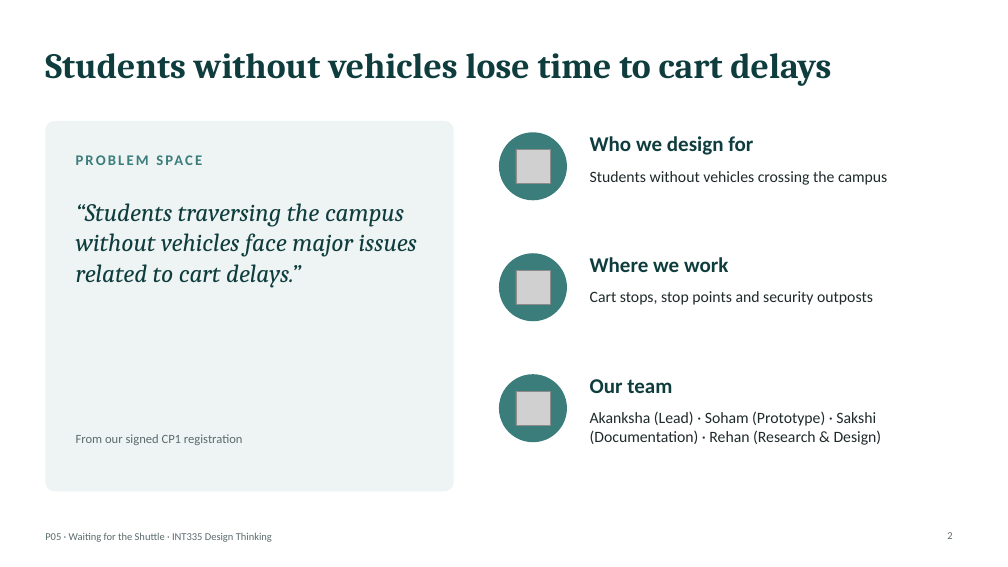
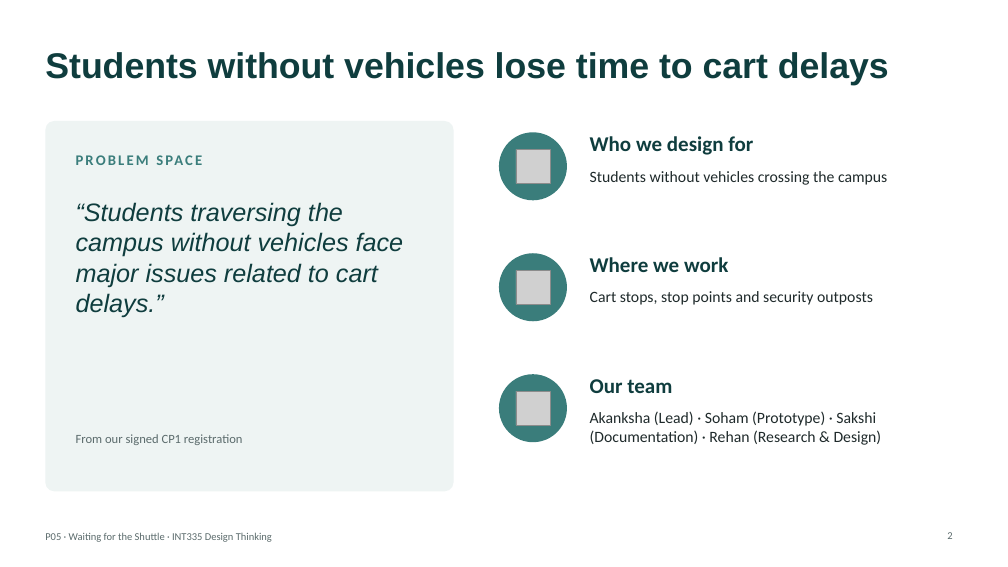
Before and after one commit to ShadowIzzHerZ/waiting-for-the-shuttle, a slide deck: slide 2 of deck/P05_Waiting_for_the_Shuttle.pptx. Drawn at 1008x567 pixels with LibreOffice and Linux fonts; fonts in the diff are those of the drawing; grey boxes stand for pictures. Boxes give left, top, right and bottom in pixels: in the first picture for what was removed or moved away, otherwise in the second. Text is boxed around its words. In the diff, an @@ line names an element or a change of style, - is before the commit and + after.

Commit message:
Deck: app screenshots in the empty space, Arial titles
Title and thank-you slides show the app instead of the van icon; the
prediction-app slide has a strip of the app in each card; the next-steps
slide shows four views of the app today. Titles now Arial, body Calibri.

```diff
--- a/deck/P05_Waiting_for_the_Shuttle.pptx
+++ b/deck/P05_Waiting_for_the_Shuttle.pptx
@@ title "Students without vehicles lose time ..." at [45, 52, 889, 85]: font Cambria to Arial @@
@@ text "“Students traversing the campus without ..." at [76, 202, 404, 318]: font Cambria to Arial @@
```
Also in this commit, not shown: 18 other slides changed, 1 other file.
